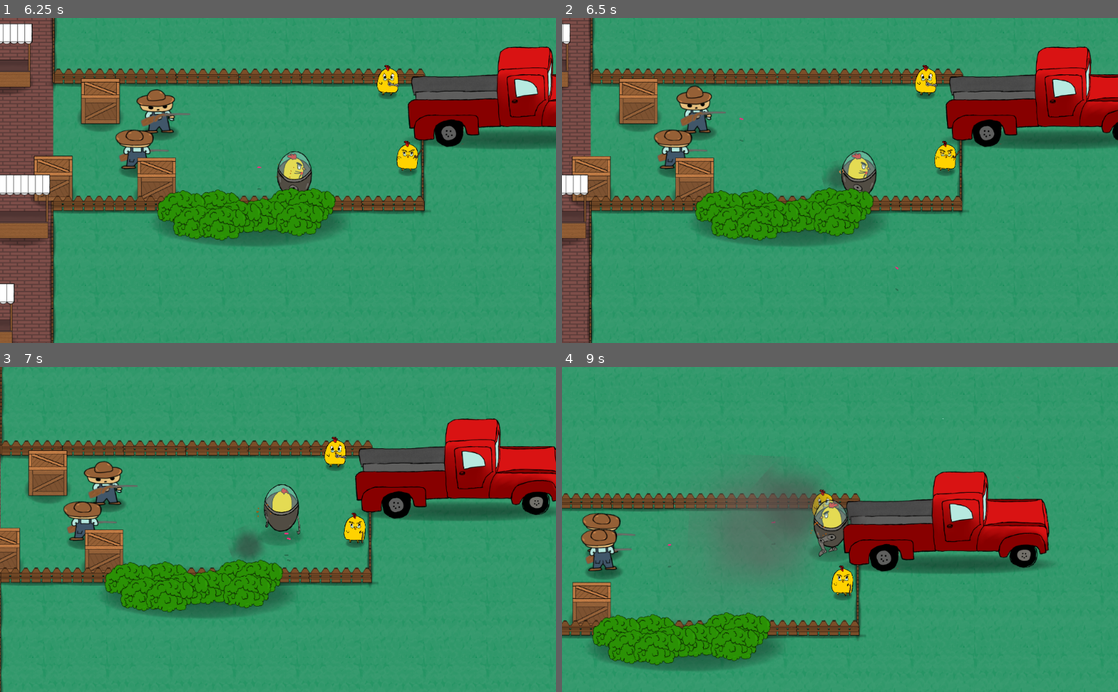
Above: before the commit, frames 1-4 (two rows, left to right).
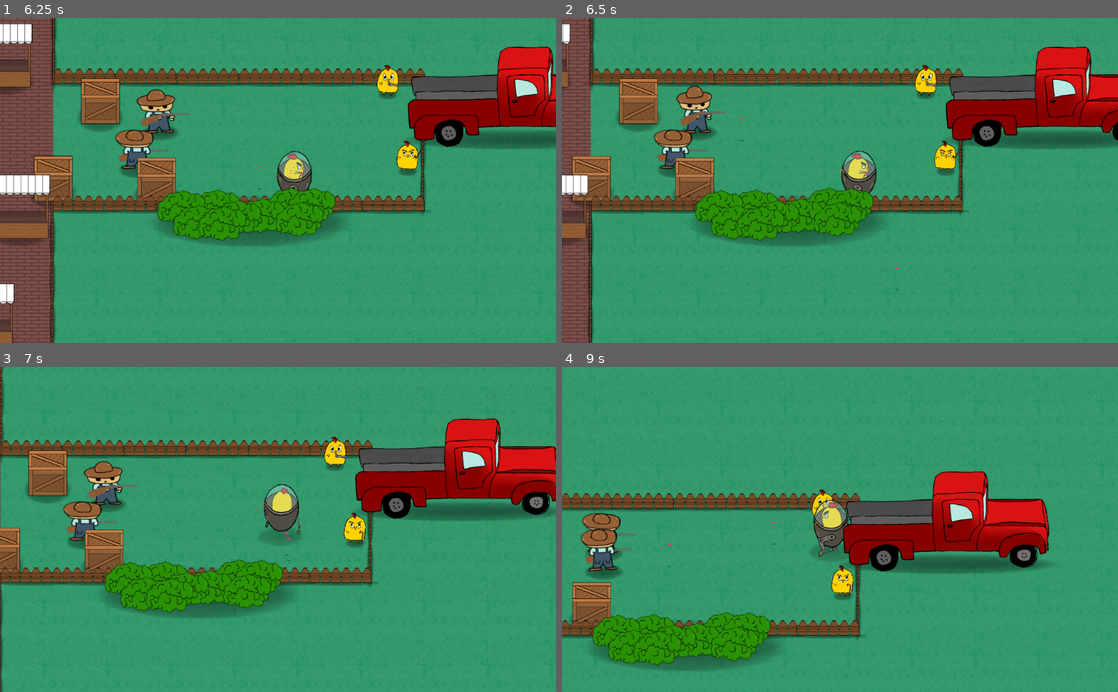
Above: after the commit, the same moments.

Repository: CiaranWoodward/LD46
Game: Godot game, scene res://Levels/MarketLevel.tscn
Same seed, same stepped clock (60 frames per second), same inputs: the game is played once before the commit and once after it. This scene is started directly instead of the project's main scene.
Inputs (mouse positions are in pixels of both pictures, inside the frame that each line leads up to):
- Up to frame 1 (6.25 s): tap Enter (ui_accept) at 0.5, 0.77, 1.52, 3.02, 3.77, 4.52, 6.02 s; move the mouse to (400, 164) at 0.52 s; hold Right (player_right) 0.53-1.28 s; click (400, 164) at 0.6 s; move the mouse to (166, 196) at 1.27 s; hold S (player_down) 1.28-2.03 s; right-click (166, 196) at 1.35 s; move the mouse to (333, 109) at 2.02 s; hold Right (player_right) 2.03-2.78 s; click (333, 109) at 2.1 s; move the mouse to (250, 245) at 2.77 s; hold W (player_up) 2.78-3.53 s; right-click (250, 245) at 2.85 s; click (250, 245) at 2.92 s; move the mouse to (444, 229) at 3.52 s; hold A (player_left) 3.53-5.03 s; click (444, 229) at 3.6 s; move the mouse to (111, 131) at 4.27 s; right-click (111, 131) at 4.35 s; move the mouse to (305, 180) at 5.02 s; hold S (player_down) 5.03-5.78 s; click (305, 180) at 5.1 s; move the mouse to (194, 99) at 5.77 s; hold Right (player_right) from 5.78 s (still down); right-click (194, 99) at 5.85 s
- Up to frame 2 (6.5 s): keep holding Right (player_right)
- Up to frame 3 (7 s): move the mouse to (400, 513) at 6.52 s; release Right (player_right) at 6.53 s; hold W (player_up) from 6.53 s (still down); click (400, 513) at 6.6 s; tap Enter (ui_accept) at 6.77 s
- Up to frame 4 (9 s): move the mouse to (728, 545) at 7.27 s; release W (player_up) at 7.28 s; hold Right (player_right) 7.28-8.03 s; right-click (728, 545) at 7.35 s; click (728, 545) at 7.42 s; tap Enter (ui_accept) at 7.52 s; move the mouse to (895, 458) at 8.02 s; hold S (player_down) 8.03-8.78 s; click (895, 458) at 8.1 s; move the mouse to (812, 594) at 8.77 s; hold A (player_left) from 8.78 s (still down); right-click (812, 594) at 8.85 s

Frame 1 is identical in both runs. In frame 2, 0.2% of the frame differs, in the area x 47-51%, y 45-53%; in frame 3, 0.3%; in frame 4, 4.1%, in the area x 26-52%, y 31-64%.

Commit message:
Fix shields & damage

Diff:
--- a/Belt Accessories/Basket.gd
+++ b/Belt Accessories/Basket.gd
@@ -24,5 +24,4 @@
 	.set_eggcontent(eggc)
 
 func damage(damage : float, gpos : Vector2):
-	print("yo")
 	set_eggcontent(egg_content - 1)
--- a/Belt Accessories/BeltItem.gd
+++ b/Belt Accessories/BeltItem.gd
@@ -9,6 +9,7 @@
 
 var cur_rotsprite = -1 setget set_rotsprite, get_rotsprite
 var egg_content = 0 setget set_eggcontent, get_eggcontent
+var slotno : int = -1
 
 # Called when the node enters the scene tree for the first time.
 func _ready():
--- a/Belt Accessories/Flamethrower.gd
+++ b/Belt Accessories/Flamethrower.gd
@@ -4,6 +4,7 @@
 export var bulletforce : float = 300
 export var spread : float = 0.5
 export var bulletmass : float = 0.03
+export var damage : float = 15
 
 onready var flame = get_node("Flame")
 onready var fireTimer = get_node("FireTimer")
@@ -54,7 +55,7 @@
 	newBullet.linear_velocity = newforce
 	newBullet.set_dir(newforce.angle())
 	newBullet.set_timeout(0.5)
-	newBullet.multiplier = damagemultiplier
+	newBullet.damage = damage
 	newBullet.visible = false
 
 func _on_FireTimer_timeout():
--- a/Belt Accessories/Machine Gun.gd
+++ b/Belt Accessories/Machine Gun.gd
@@ -3,6 +3,7 @@
 export var bulletforce : float = 900
 export var spread : float = 0.2
 export var bulletmass : float = 0.1
+export var damage : float = 8.0
 
 onready var animp = get_node("AnimationPlayer")
 onready var fireTimer = get_node("FireTimer")
@@ -50,6 +51,7 @@
 	newforce.y = newforce.y * (1 + rand_range(-spread, spread))
 	newBullet.mass = bulletmass
 	newBullet.linear_velocity = newforce
+	newBullet.damage = damage
 	newBullet.set_dir(newforce.angle())
 
 	if is_instance_valid(parent):
--- a/Belt Accessories/Peashooter.gd
+++ b/Belt Accessories/Peashooter.gd
@@ -3,6 +3,7 @@
 export var bulletforce : float = 900
 export var spread : float = 0.2
 export var bulletmass : float = 0.3
+export var damage : float = 15
 
 onready var animp = get_node("AnimationPlayer")
 onready var fireTimer = get_node("FireTimer")
@@ -39,6 +40,7 @@
 	newforce.y = newforce.y * (1 + rand_range(-spread, spread))
 	newBullet.mass = bulletmass
 	newBullet.linear_velocity = newforce
+	newBullet.damage = 10
 	newBullet.set_dir(newforce.angle())
 
 	if is_instance_valid(parent):
--- a/Belt Accessories/Shield.gd
+++ b/Belt Accessories/Shield.gd
@@ -1,16 +1,16 @@
 extends BeltItem
 
-
-# Declare member variables here. Examples:
-# var a = 2
-# var b = "text"
-
+export var health : float = 50.0
 
 # Called when the node enters the scene tree for the first time.
 func _ready():
 	pass # Replace with function body.
 
+func _die():
+	Global.destroy_beltitem(slotno)
+	self.queue_free()
 
-# Called every frame. 'delta' is the elapsed time since the previous frame.
-#func _process(delta):
-#	pass
+func damage(damage : float, gpos : Vector2):
+	health = health - damage
+	if health < 0:
+		_die()
--- a/Belt Accessories/Shield.tscn
+++ b/Belt Accessories/Shield.tscn
@@ -11,14 +11,17 @@
 [ext_resource path="res://Belt Accessories/Shield.gd" type="Script" id=9]
 [ext_resource path="res://Belt Accessories/Graphics/Icons/Shield Icon.png" type="Texture" id=10]
 
-[node name="Shield" type="Node2D"]
+[sub_resource type="CircleShape2D" id=1]
+radius = 18.0
+
+[node name="Shield" type="KinematicBody2D"]
+collision_mask = 32
 script = ExtResource( 9 )
 description = "Shield"
 cost = 10
 icon_texture = ExtResource( 10 )
 
 [node name="0" type="Sprite" parent="."]
-visible = false
 position = Vector2( 12.2344, 5.9133 )
 texture = ExtResource( 3 )
 
@@ -52,4 +55,8 @@
 texture = ExtResource( 6 )
 
 [node name="7" type="Sprite" parent="."]
+visible = false
 texture = ExtResource( 7 )
+
+[node name="CollisionShape2D" type="CollisionShape2D" parent="."]
+shape = SubResource( 1 )
--- a/Enemies/EnemyBullet.gd
+++ b/Enemies/EnemyBullet.gd
@@ -4,7 +4,7 @@
 onready var shadow = get_node("Shadow")
 onready var timer = get_node("Timer")
 
-var multiplier : float = 1
+export var damage : float = 10
 
 # Called when the node enters the scene tree for the first time.
 func _ready():
@@ -29,7 +29,7 @@
 
 func _on_EnemyBullet_body_entered(body : Node):
 	if body.has_method("damage"):
-		body.damage(linear_velocity.length() * mass * multiplier, self.get_global_position())
+		body.damage(damage, self.get_global_position())
 	self.queue_free()
 
 func _on_EnemyBullet_body_exited(body : Node):
--- a/Enemies/Farmer.gd
+++ b/Enemies/Farmer.gd
@@ -11,7 +11,7 @@
 export var bulletforce : float = 900
 export var spread : float = 0.2
 export var bulletmass : float = 0.1
-export var health : float = 100.0
+export var health : float = 70.0
 export var speed : float = 5000
 export var perceived_range : float = 600.0
 export var sight_range : float = 1100.0
--- a/Global.gd
+++ b/Global.gd
@@ -66,6 +66,18 @@
 func get_beltitem(index : int):
 	return beltitems[index]
 
+func destroy_beltitem(index: int):
+	#defensive scripting
+	if index < 0 || index > 7:
+		return
+	if is_instance_valid(beltitems[index]):
+		var titem = beltitems[index].instance()
+		if titem.egg_capacity > 0:
+			eggcapacity = eggcapacity - titem.egg_capacity
+			emit_signal("eggcontent_change")
+		titem.queue_free()
+	beltitems[index] = null
+
 func set_beltitem(index : int, item):
 	var egcc = false
 	if is_instance_valid(beltitems[index]):
--- a/Player/BeltPath.gd
+++ b/Player/BeltPath.gd
@@ -14,6 +14,7 @@
 		pfs.push_back(newpf)
 		if is_instance_valid(Global.get_beltitem(i)):
 			var newitem = Global.get_beltitem(i).instance()
+			newitem.slotno = i
 			if i == 5:
 				newitem.scale.x = -1
 			newpf.add_child(newitem)
--- a/Player/Player.gd
+++ b/Player/Player.gd
@@ -42,7 +42,6 @@
 
 func damage(damage : float, gpos : Vector2):
 	health = health - damage
-
 	if health < 0:
 		health = 0
 		_die()
--- a/Player/PlayerBullet.gd
+++ b/Player/PlayerBullet.gd
@@ -4,7 +4,7 @@
 onready var shadow = get_node("Shadow")
 onready var timer = get_node("Timer")
 
-var multiplier : float = 1
+export var damage = 10
 
 # Called when the node enters the scene tree for the first time.
 func _ready():
@@ -29,7 +29,7 @@
 
 func _on_PlayerBullet_body_entered(body : Node):
 	if body.has_method("damage"):
-		body.damage(linear_velocity.length() * mass * multiplier, self.get_global_position())
+		body.damage(damage, self.get_global_position())
 	self.queue_free()
 
 func _on_PlayerBullet_body_exited(body : Node):
Not shown: 1 places in Belt Accessories/Shield.tscn that only renumber resources
